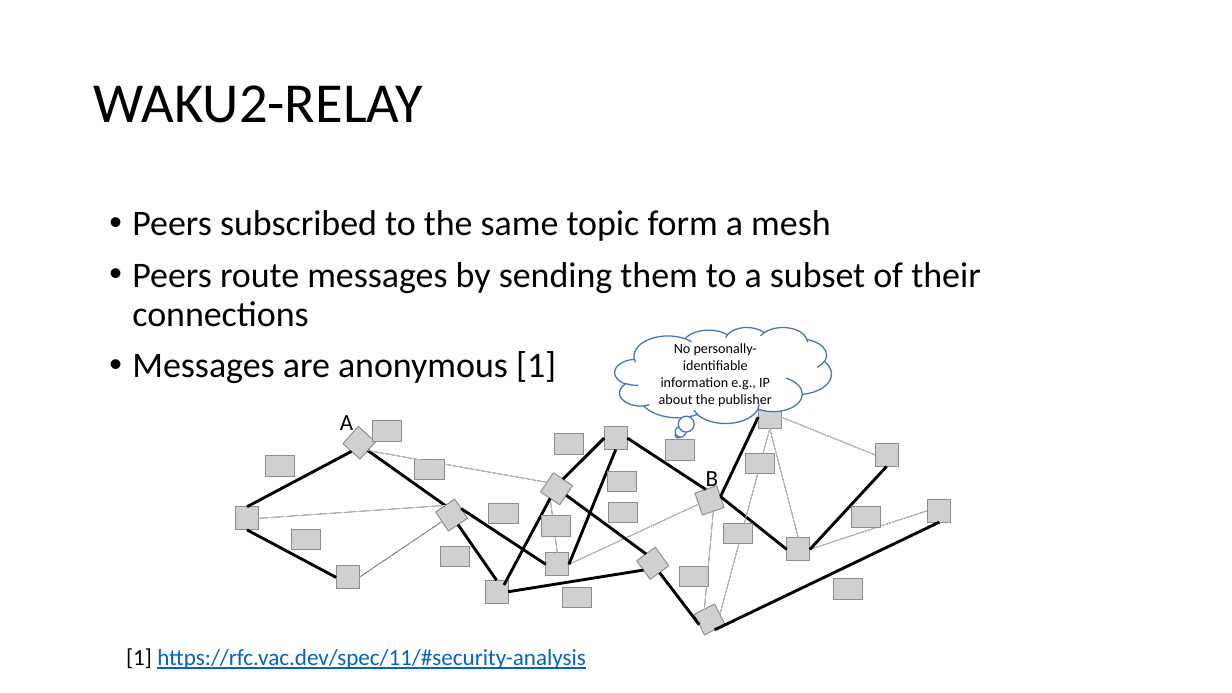
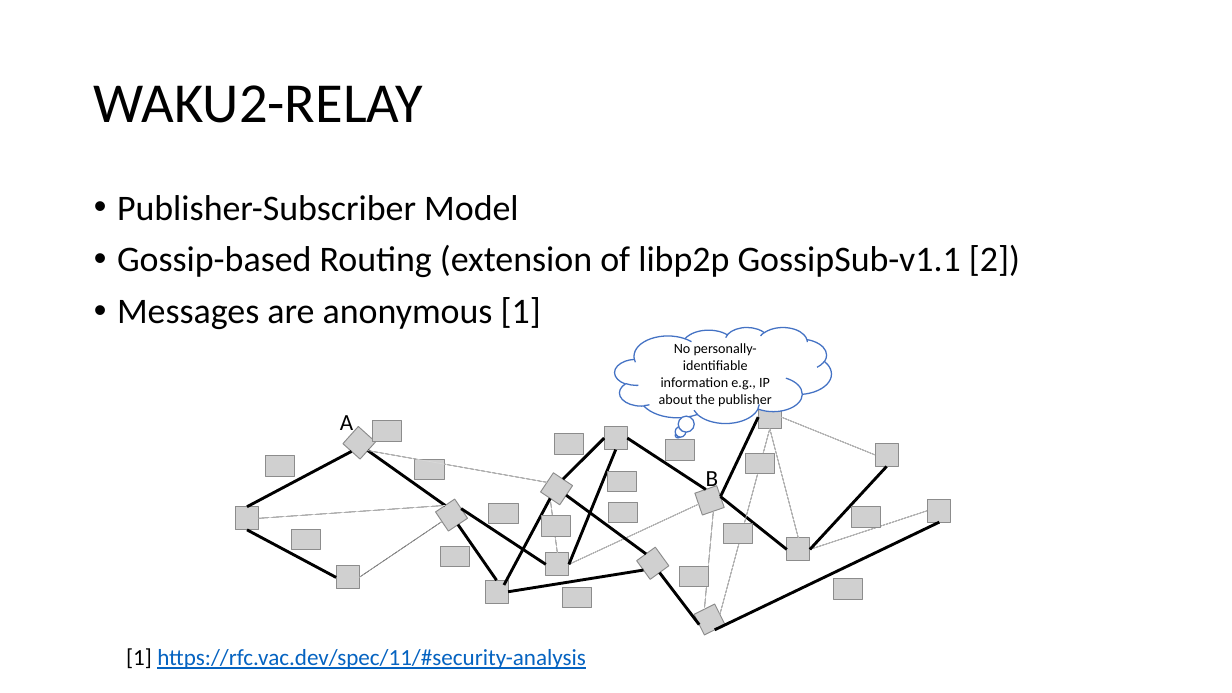
Before and after one commit to vacp2p/research, a slide deck: slide 9 of rln-research/presentations/11-2021-Tokenmics-Waku-rln-relay.pptx (slide 8 before the commit). Drawn at 1232x693 pixels with LibreOffice and Linux fonts; fonts in the diff are those of the drawing; grey boxes stand for pictures. Boxes give left, top, right and bottom in pixels: in the first picture for what was removed or moved away, otherwise in the second. Text is boxed around its words. In the diff, an @@ line names an element or a change of style, - is before the commit and + after.

Commit message:
revision on the waku relay description flow

```diff
--- a/rln-research/presentations/11-2021-Tokenmics-Waku-rln-relay.pptx
+++ b/rln-research/presentations/11-2021-Tokenmics-Waku-rln-relay.pptx
@@ text "Publisher-Subscriber Model": place and size @@
-text "Publisher-Subscriber Model" at (132, 210, 980, 383)
+text "Publisher-Subscriber Model" at (117, 195, 1020, 329)
@@ text at (117, 195, 1020, 277): text changed @@
-• Peers subscribed to the same topic form a mesh
-• Peers route messages by sending them to a subset of their connections
+• Publisher-Subscriber Model
+• Gossip-based Routing (extension of libp2p GossipSub-v1.1 [2])
```
Also in this commit, not shown: 5 other slides changed, 2 slides added, 2 slides removed.
